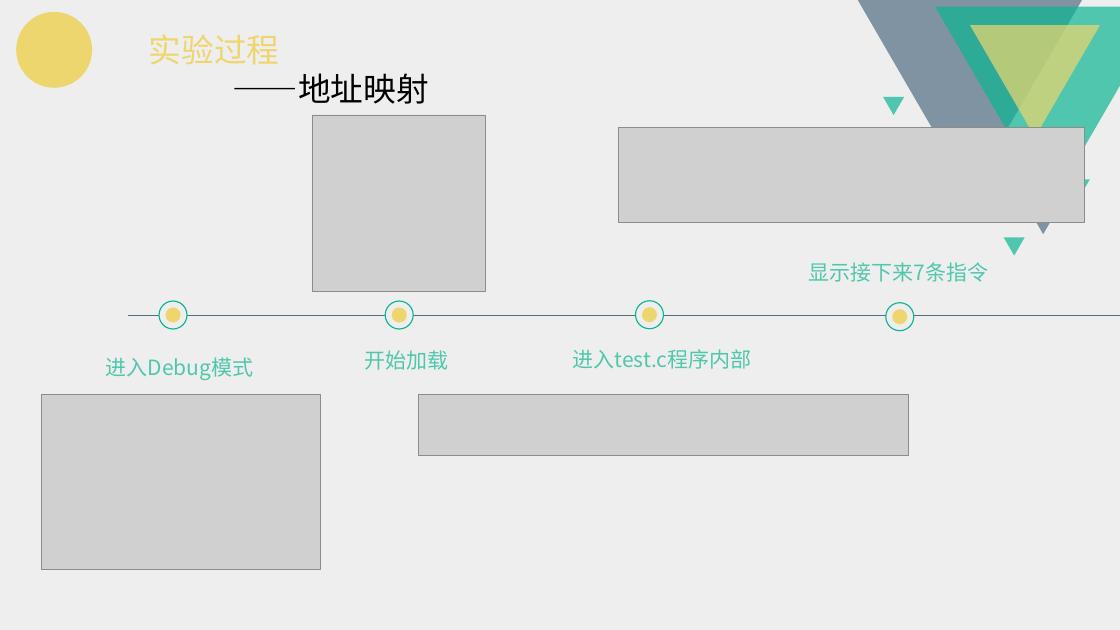
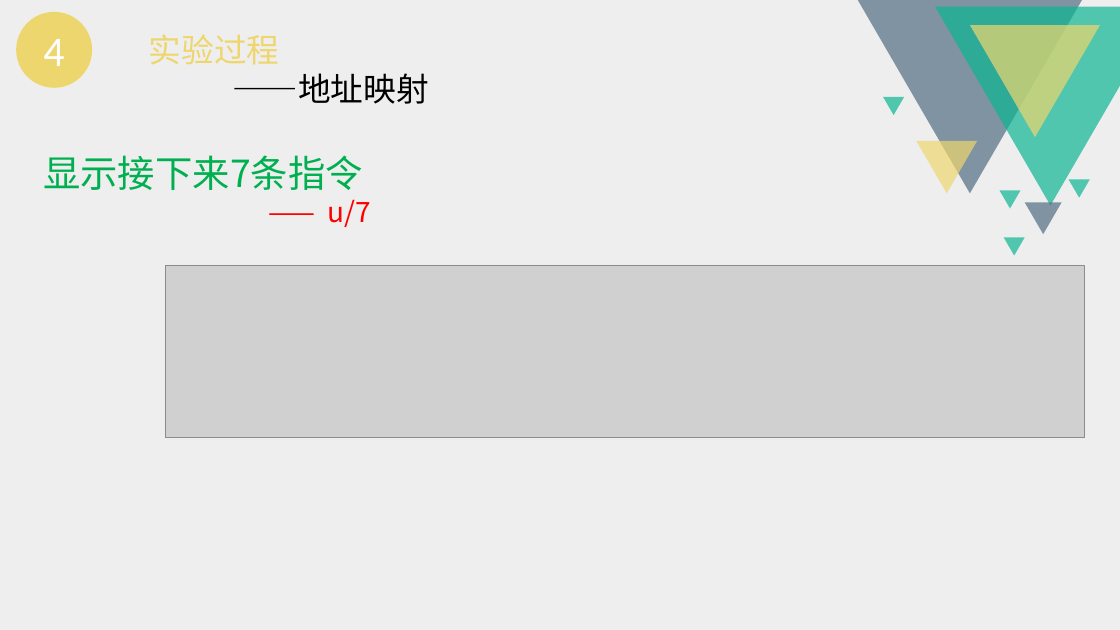
Before and after one commit to HITAmigos/MIC, a slide deck: slide 8 of oslab_report/oslab5.pptx (slide 5 before the commit). Drawn at 1120x630 pixels with LibreOffice and Linux fonts; fonts in the diff are those of the drawing; grey boxes stand for pictures. Boxes give left, top, right and bottom in pixels: in the first picture for what was removed or moved away, otherwise in the second. Text is boxed around its words. In the diff, an @@ line names an element or a change of style, - is before the commit and + after.

```diff
--- a/oslab_report/oslab5.pptx
+++ b/oslab_report/oslab5.pptx
@@ text in ellipse at [43,39,64,66]: text added @@
+4
@@ picture removed at [313,115,486,292] @@
@@ text "显示接下来7条指令": place and size @@
-text "显示接下来7条指令" at [809,262,989,282]
+text "显示接下来7条指令" at [43,155,372,227]
@@ picture removed at [619,128,1085,222] @@
@@ triangle added at [917,141,977,193], fill #EED66F at 70% opacity @@
@@ text at [43,155,363,190]: size 18 to 32 pt, text colour #4FC7AD to #00B050 in "显示接下来7条指令" @@
@@ text at [328,199,372,227]: paragraph added @@
+—— u/7
@@ triangle added at [1000,191,1021,209], fill #0CB692 at 70% opacity @@
@@ picture added at [166,266,1086,437] @@
@@ line removed from (128, 315) to (1120, 315) @@
@@ ellipse removed at [159,301,187,329] @@
@@ ellipse removed at [166,308,181,323] @@
@@ ellipse removed at [386,301,413,329] @@
@@ ellipse removed at [392,308,407,323] @@
@@ ellipse removed at [636,301,664,329] @@
@@ ellipse removed at [642,308,657,323] @@
@@ ellipse removed at [886,302,913,330] @@
@@ ellipse removed at [892,309,907,324] @@
@@ text removed at [106,357,254,380] @@
-进入Debug模式
@@ text removed at [364,350,448,370] @@
-开始加载
@@ text removed at [573,349,752,369] @@
-进入test.c程序内部
@@ picture removed at [41,395,320,570] @@
@@ picture removed at [418,395,909,456] @@
```
Also in this commit, not shown: 2 other slides changed, 16 slides added, 3 slides removed, 5 other files.
